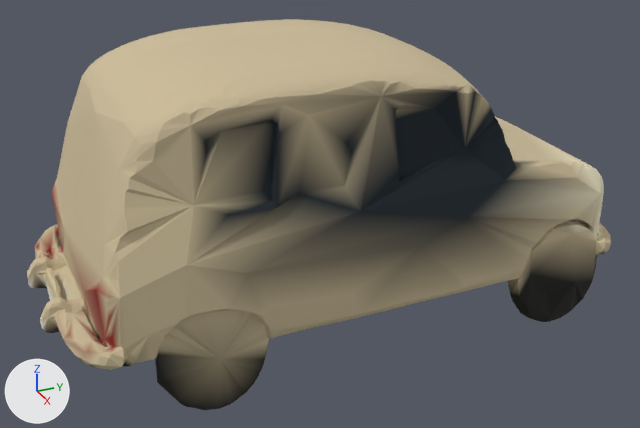
An edit to the glTF model scripts/assets/models/vehicles/renault4_lod1.glb, drawn before and after from the same camera.
Before and after are seen from a camera (50 mm lens) standing at (230.8, -105.3, 148.2) and looking at (5.5, -3.9, 35.5). The lights are fixed; the arrows at lower left show +X, +Y and +Z. The first picture is the older version. Where no turn or scale is listed for an object, it has been applied to the vertices. Vertices at exactly the same position are counted once.

Objects in the first picture: 'geometry_0'.
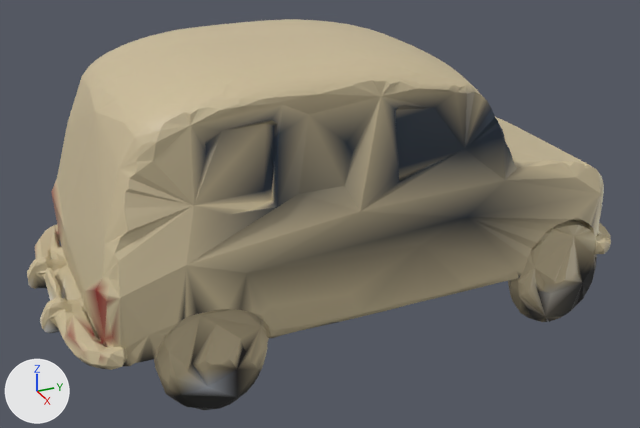
What changed in the scene script:
```text
Add mat_geometry_0:
    mat_geometry_0 = bpy.data.materials.new('geometry_0')
    mat_geometry_0.use_nodes = True; mat_geometry_0.node_tree.nodes.clear()
    _N = mat_geometry_0.node_tree.nodes; _L = mat_geometry_0.node_tree.links
    n0 = _N.new('ShaderNodeBsdfPrincipled'); n0.name = 'Principled BSDF'
    n1 = _N.new('ShaderNodeOutputMaterial'); n1.name = 'Material Output'
    n2 = _N.new('ShaderNodeVertexColor'); n2.name = 'Color Attribute'
    _L.new(n0.outputs[0], n1.inputs[0])  # 'BSDF' to 'Surface'
    _L.new(n2.outputs[0], n0.inputs[0])  # 'Color' to 'Base Color'
Change me_geometry_0:
    used by ob_geometry_0; location = (0.0, 0.0, 0.0)
    remove me_geometry_0.from_pydata(...)  # 8722 vertices, 17656 faces; spans x -41.0..44.0, y -90.0..86.0, z -1.0..91.0
    add me_geometry_0.from_pydata(...)  # 8921 vertices, 18054 faces; spans x -41.0..44.0, y -90.0..86.0, z -1.0..91.0
    me_geometry_0 part 1: 10 vertices removed from x 33.0..42.0, y -65.0..-35.0, z 3.0..32.0; 83 vertices added at x 33.0..43.0, y -65.0..-34.0, z 4.0..31.0
    me_geometry_0 part 2: 2 vertices moved within x 35.0, y 72.0, z 6.0; 14 vertices removed from x 25.0..42.0, y 46.0..70.0, z 3.0..31.0; 58 vertices added at x 22.0..43.0, y 46.0..76.0, z 3.0..30.0
    me_geometry_0 part 3: 13109 kept faces spanning x -41.0..44.0, y -90.0..86.0, z -1.0..87.0 get new vertex colours
    me_geometry_0 part 4: 16947 faces spanning x -41.0..44.0, y -90.0..86.0, z -1.0..91.0 switch from mat_funnycar_vcol to mat_geometry_0
    other edits to the shape of me_geometry_0 do not show in these pictures
```

Location of each change, (x1, y1, x2, y2) in pixels of the pictures (640 x 428 px):
part 1 of me_geometry_0, reshaped
    before: (155, 309, 269, 409)
    after: (154, 309, 268, 409)
part 2 of me_geometry_0, reshaped
    both: (508, 225, 596, 322)
part 3 of me_geometry_0, recoloured (lighter)
    both: (27, 84, 610, 369)
part 4 of me_geometry_0, recoloured (lighter)
    both: (27, 84, 610, 369)
